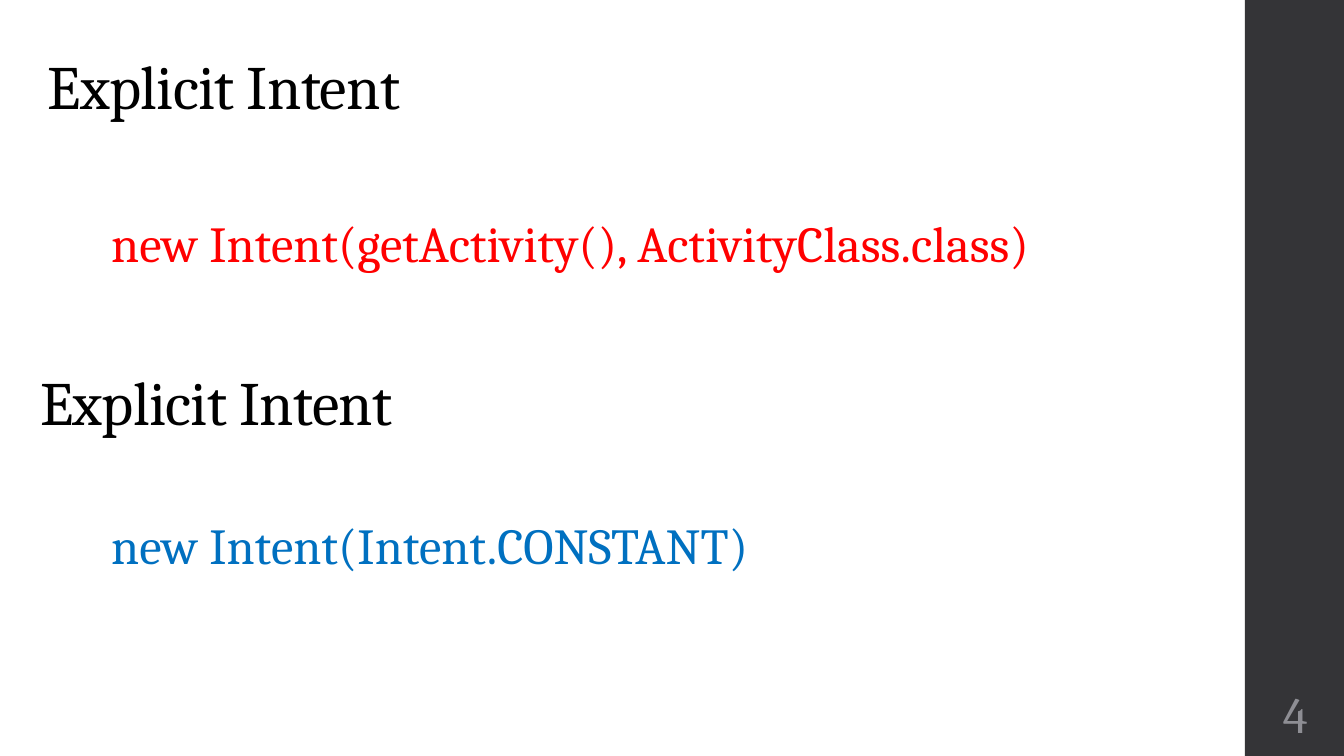
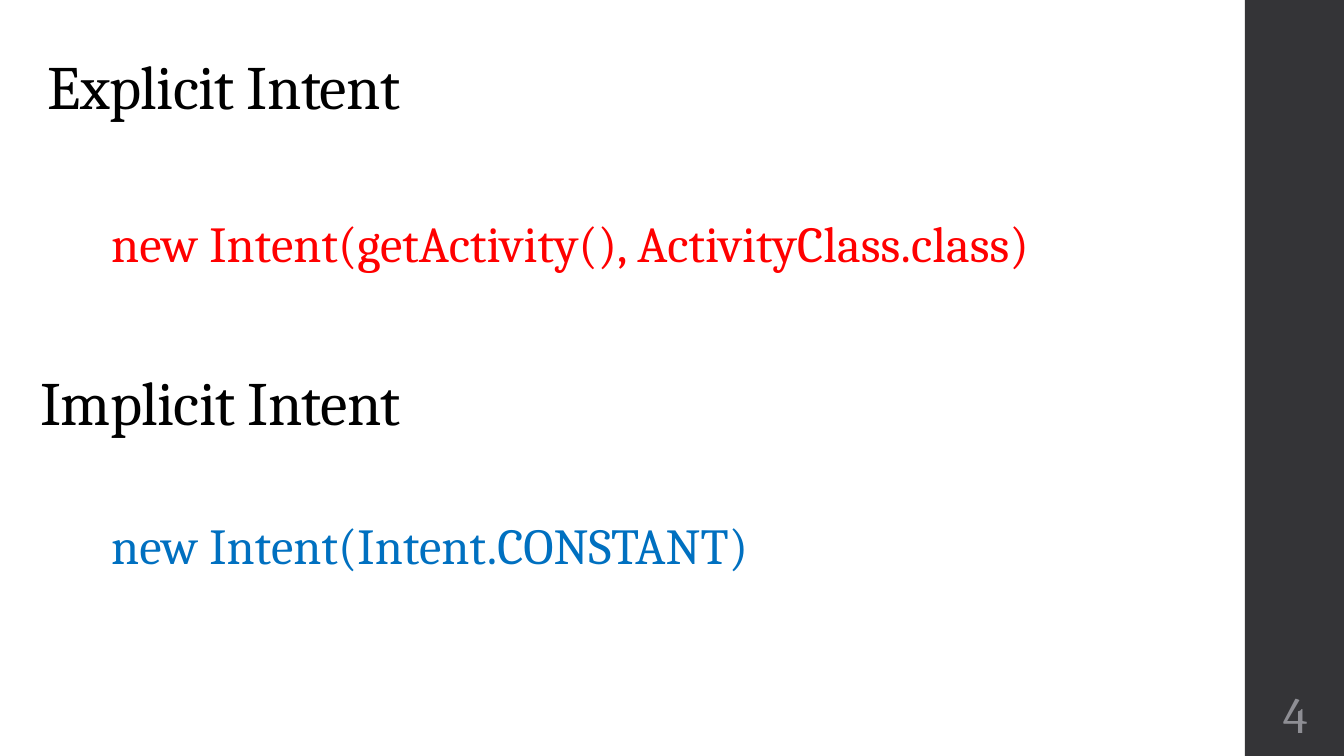
Before and after one commit to zarthur/CSCC-Android-Mobile-Applications-Notes, a slide deck: slide 4 of week_11/week_11.pptx. Drawn at 1344x756 pixels with LibreOffice and Linux fonts; fonts in the diff are those of the drawing. Boxes give left, top, right and bottom in pixels: in the first picture for what was removed or moved away, otherwise in the second. Text is boxed around its words. In the diff, an @@ line names an element or a change of style, - is before the commit and + after.

Commit message:
week 11: fix slide

```diff
--- a/week_11/week_11.pptx
+++ b/week_11/week_11.pptx
@@ text at box(40, 382, 401, 438): text changed @@
-Explicit Intent
+Implicit Intent
```
